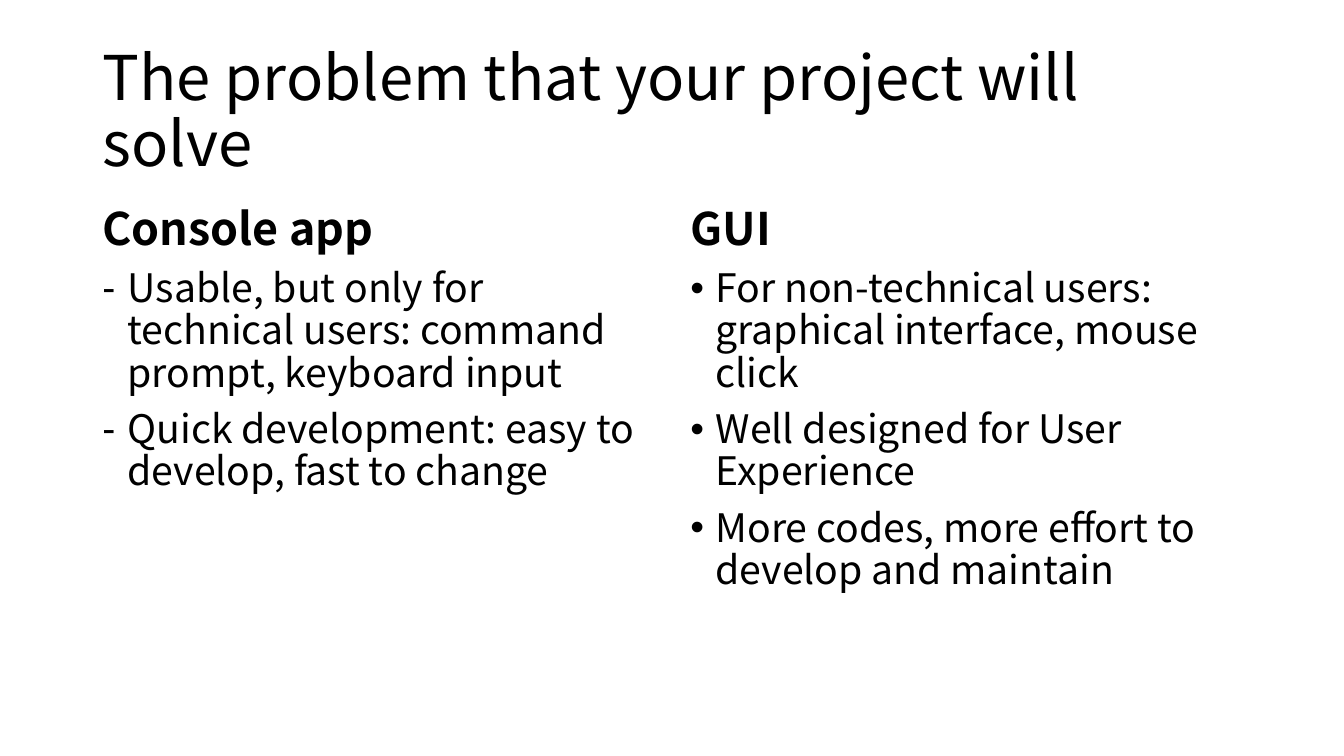
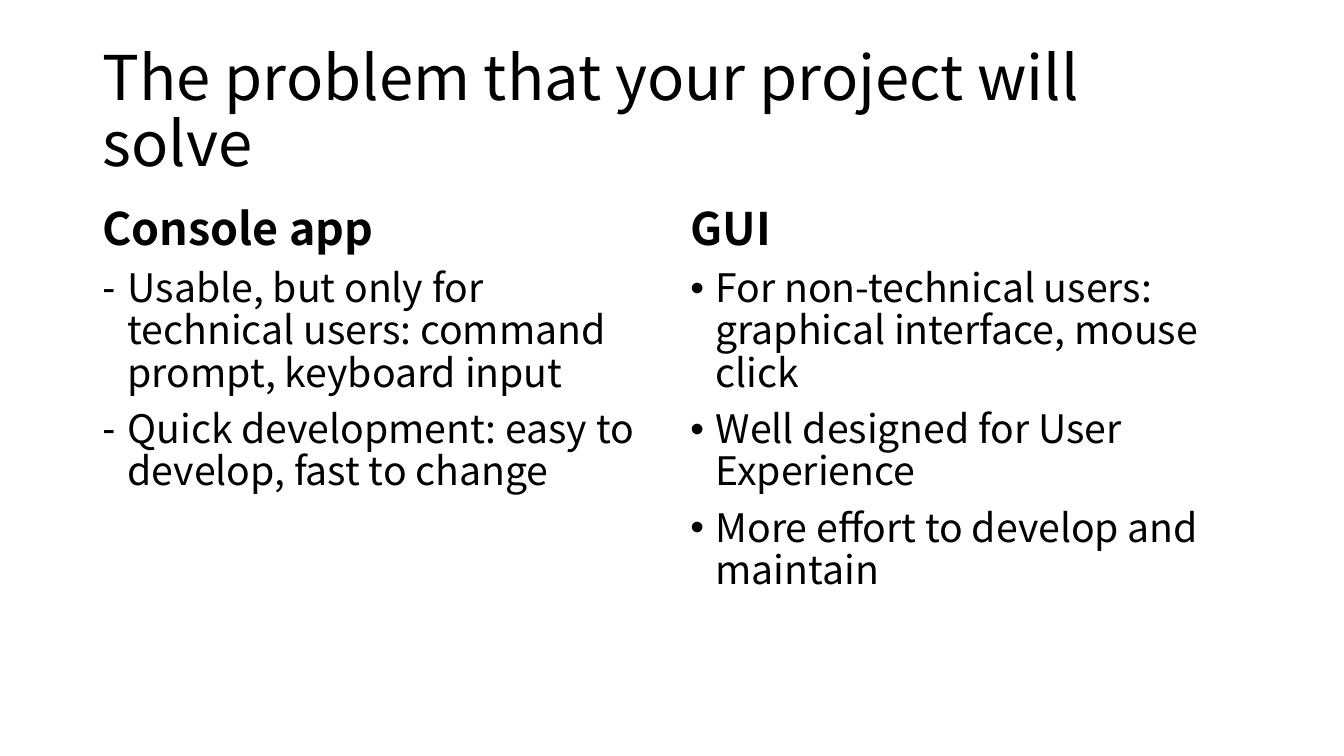
Before and after one commit to kristol07/Csharp--, a slide deck: slide 1 of EmployeeHealthRecord.WFApp.v3/Presentation/Presentation-2020-04-28.pptx. Drawn at 1344x756 pixels with LibreOffice and Linux fonts; fonts in the diff are those of the drawing. Boxes give left, top, right and bottom in pixels: in the first picture for what was removed or moved away, otherwise in the second. Text is boxed around its words. In the diff, an @@ line names an element or a change of style, - is before the commit and + after.

```diff
--- a/EmployeeHealthRecord.WFApp.v3/Presentation/Presentation-2020-04-28.pptx
+++ b/EmployeeHealthRecord.WFApp.v3/Presentation/Presentation-2020-04-28.pptx
@@ text at (716, 510, 1198, 585): text changed @@
-• More codes, more effort to develop and maintain
+• More effort to develop and maintain
```
Also in this commit, not shown: 4 other slides changed, 1 other file.
